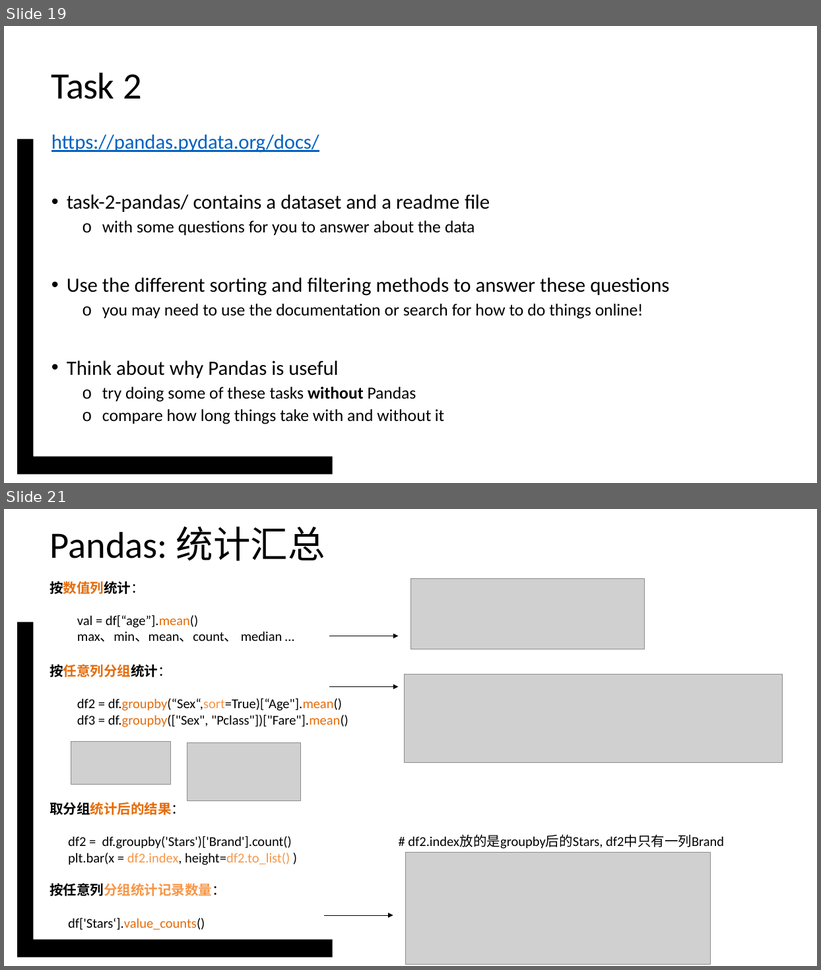
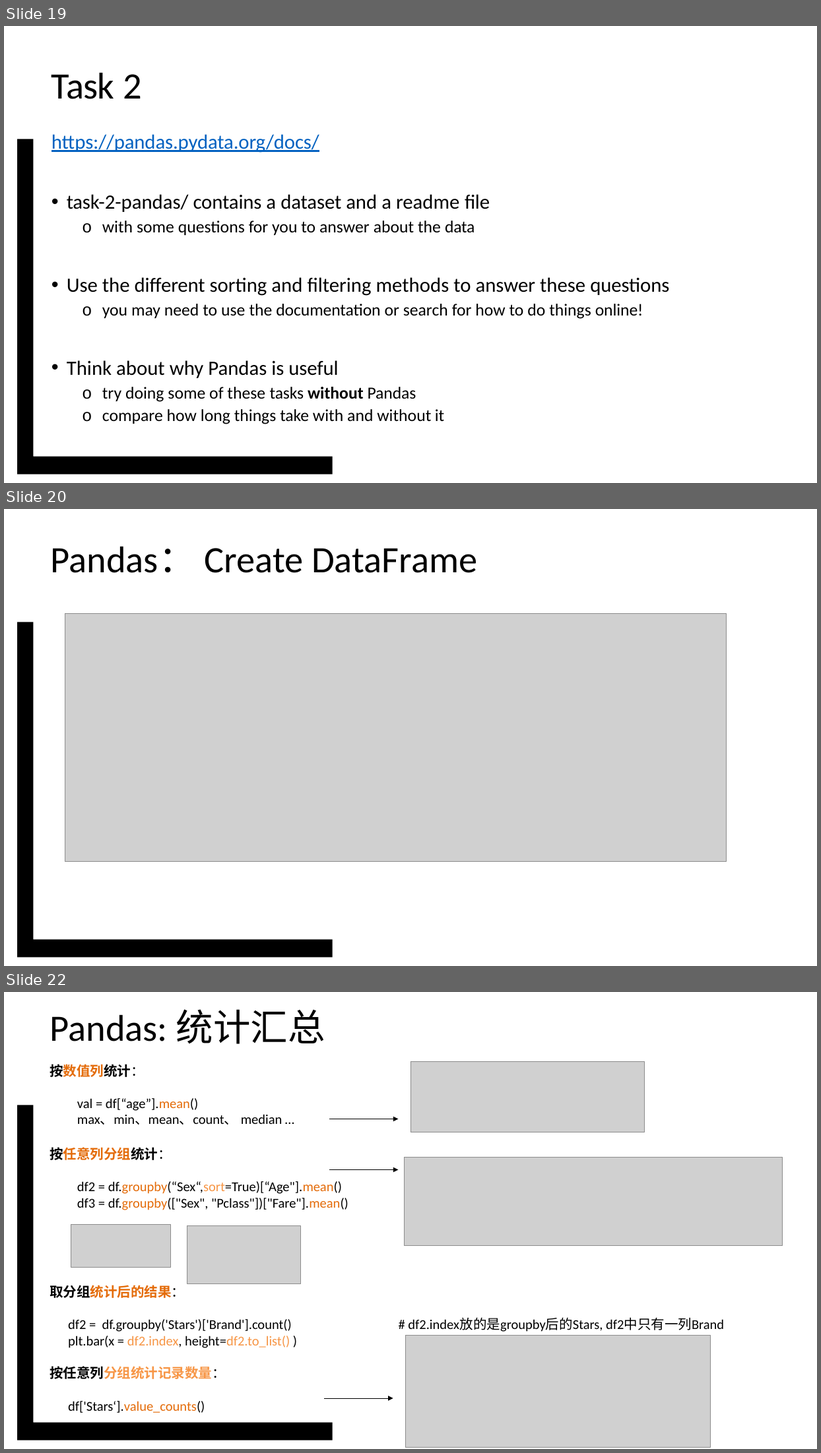
Before and after one commit to vcboy1/Leeds, a slide deck: 26fall/1850/Note/w1.8_s1.pptx. Shown one above the other, each under a label of ours: slides 19 and 21 before the commit, slides 19, 20 and 22 after it; the slides between them are not shown. The pictures are 821x970 and 821x1453 pixels, drawn with LibreOffice and Linux fonts; fonts in the diff are those of the drawing; grey boxes stand for pictures; background and template pictures are left out. Boxes give left, top, right and bottom in pixels: in the first picture for what was removed or moved away, otherwise in the second. Text is boxed around its words. In the diff, an @@ line names an element or a change of style, - is before the commit and + after.

```diff
--- a/26fall/1850/Note/w1.8_s1.pptx
+++ b/26fall/1850/Note/w1.8_s1.pptx
@@ slide 20 added at [4,509,817,966], background #FFFFFF; not listed: 1 template element that a slide beside it also shows @@
@@ title added at [51,546,477,573], 44 pt, text #000000 @@
+Pandas： Create DataFrame
@@ picture added at [65,614,726,861] @@
@@ what was slide 21 is now slide 22 @@
```
Also in this commit, not shown: 1 slide changed.
